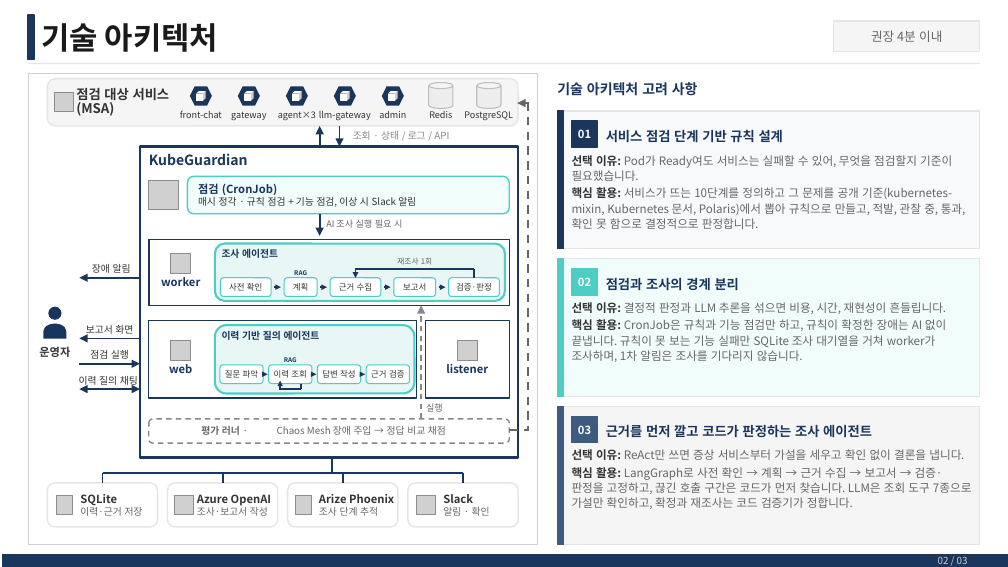
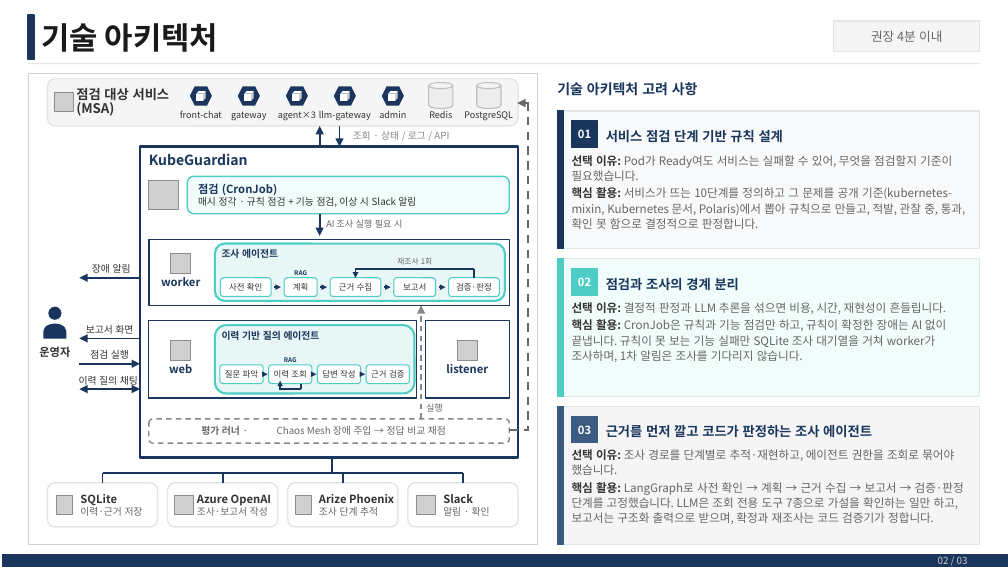
Before and after one commit to skax-jihyeryu/KubeGuardian, a slide deck: slide 3 of docs/산출물/AI_Master_Project_최종발표_류지혜_11791_v0.3.pptx. Drawn at 1008x567 pixels with LibreOffice and Linux fonts; fonts in the diff are those of the drawing; grey boxes stand for pictures; background and template pictures are left out. Boxes give left, top, right and bottom in pixels: in the first picture for what was removed or moved away, otherwise in the second. Text is boxed around its words. In the diff, an @@ line names an element or a change of style, - is before the commit and + after.

```diff
--- a/docs/산출물/AI_Master_Project_최종발표_류지혜_11791_v0.3.pptx
+++ b/docs/산출물/AI_Master_Project_최종발표_류지혜_11791_v0.3.pptx
@@ text at [572,449,964,524]: text changed @@
-선택 이유: ReAct만 쓰면 증상 서비스부터 가설을 세우고 확인 없이 결론을 냅니다.
-핵심 활용: LangGraph로 사전 확인 → 계획 → 근거 수집 → 보고서 → 검증·판정을 고정하고, 끊긴 호출 구간은 코드가 먼저 찾습니다. LLM은 조회 도구 7종으로 가설만 확인하고, 확정과 재조사는 코드 검증기가 정합니다.
+선택 이유: 조사 경로를 단계별로 추적·재현하고, 에이전트 권한을 조회로 묶어야 했습니다.
+핵심 활용: LangGraph로 사전 확인 → 계획 → 근거 수집 → 보고서 → 검증·판정 단계를 고정했습니다. LLM은 조회 전용 도구 7종으로 가설을 확인하는 일만 하고, 보고서는 구조화 출력으로 받으며, 확정과 재조사는 코드 검증기가 정합니다.
```
Also in this commit, not shown: 2 other slides changed, 1 other file.
